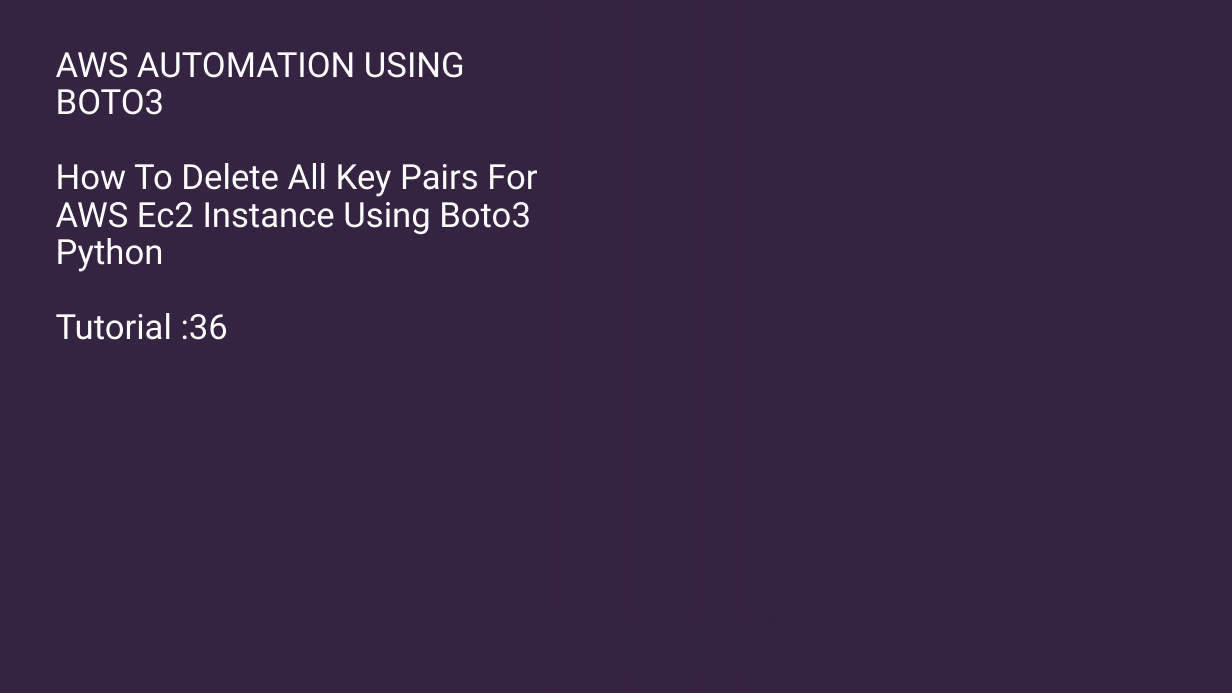
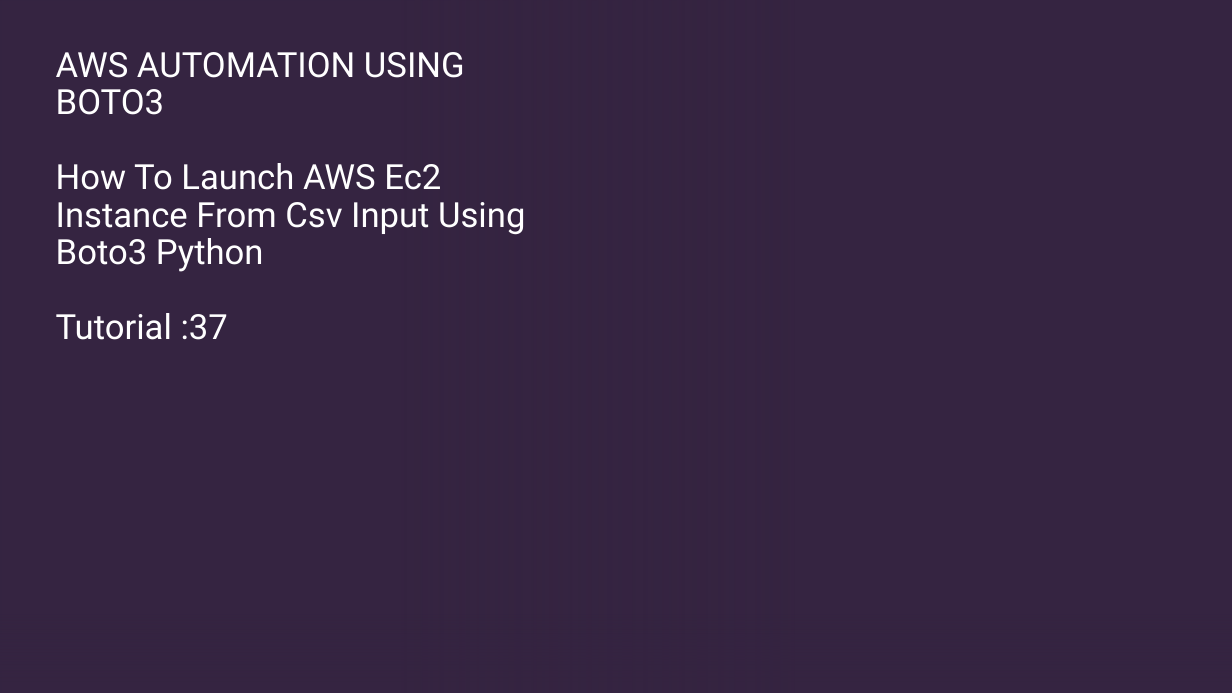
Before and after one commit to ronidas39/awsboto3, a slide deck: slide 1 of tutorial36.pptx. Drawn at 1232x693 pixels with LibreOffice and Linux fonts; fonts in the diff are those of the drawing; background and template pictures are left out. Boxes give left, top, right and bottom in pixels: in the first picture for what was removed or moved away, otherwise in the second. Text is boxed around its words. In the diff, an @@ line names an element or a change of style, - is before the commit and + after.

Commit message:
tutorial 38

```diff
--- a/tutorial36.pptx
+++ b/tutorial36.pptx
@@ title at (x1=56, y1=52, x2=525, y2=340): text changed @@
-AWS AUTOMATION USING BOTO3
-How To Delete All Key Pairs For AWS Ec2 Instance Using Boto3 Python
-Tutorial :36
+AWS AUTOMATION USING BOTO3
+How To Launch AWS Ec2 Instance From Csv Input Using Boto3 Python
+Tutorial :37
```
Also in this commit, not shown: 1 other slide changed, 1 slide added, 1 slide removed.
